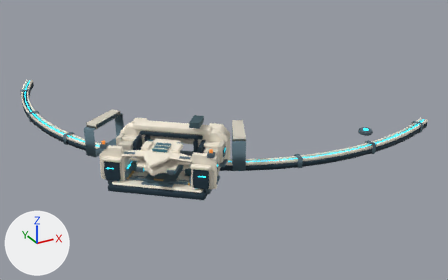
Renders of the glTF model space-battleship/assets/planets/facilities_v9/shipyard.glb from each side of a commit.
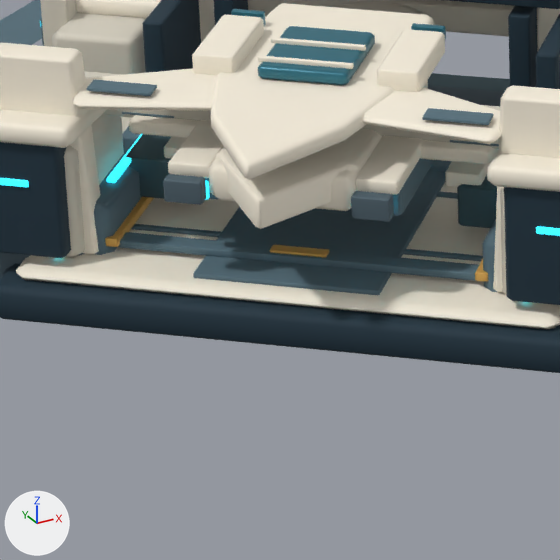
Each version appears first whole from a 50 mm camera at (-10.03, -17.78, 6.66) aimed at (-1.91, -3.01, -0.72), and next in a close-up on the part from 24% to 45% of the width and 49% to 83% of the height. Lighting does not change. The marker at lower left points along +X, +Y and +Z. The last two pictures show the newer version. Where no turn or scale is listed for an object, it has been applied to the vertices. Vertices at exactly the same position are counted once.

Script lines for the objects in view, before the commit:
```python
me_cube_266 = bpy.data.meshes.new('Cube.266')
me_cube_266.from_pydata(...)  # 24 vertices, 44 faces; spans x -0.78..0.78, y -0.84..0.84, z -0.01..0.01
me_cube_266.materials.append(mat_recessed_slate_armor_flanks)  # cyan #59737e
me_cube_283 = bpy.data.meshes.new('Cube.283')
me_cube_283.from_pydata(...)  # 24 vertices, 44 faces; spans x -0.083..0.083, y -0.088..0.088, z -0.292..0.292
me_cube_283.materials.append(mat_deep_navy_pressure_keel)  # dark blue #1d3542
me_cube_337 = bpy.data.meshes.new('Cube.337')
me_cube_337.from_pydata(...)  # 24 vertices, 44 faces; spans x -0.115..0.115, y -0.105..0.105, z -0.006..0.006
me_cube_337.materials.append(mat_recessed_slate_armor_flanks)  # cyan #59737e
ob_dock_black_recessed_portal_return_001 = bpy.data.objects.new('Dock black recessed portal return.001', me_cube_283)
ob_dock_black_recessed_portal_return_001.location = (-4.3, -6.031, 0.662)
ob_dock_recessed_central_landing_lane = bpy.data.objects.new('Dock recessed central landing lane', me_cube_266)
ob_dock_recessed_central_landing_lane.location = (-5.047, -6.015, 0.365)
ob_shuttle_exposed_navy_wing_flap_001 = bpy.data.objects.new('Shuttle exposed navy wing flap.001', me_cube_337)
ob_shuttle_exposed_navy_wing_flap_001.location = (-5.003, -6.926, 1.026)
# also in view: 'Dock launch clamp jaw.001' at (-4.76, -6.51, 0.6); 'Dock entrance dark pressure threshold' at (-4.58, -5.46, 0.33); 'Shuttle visible swept pressure hull' at (-5.25, -6.3, 0.99); 'Dock removable sloped armor bay.001' at (-5.74, -4.97, 0.76); 'Dock separated service bay dark hull.002' at (-4.68, -7.11, 0.62)
```
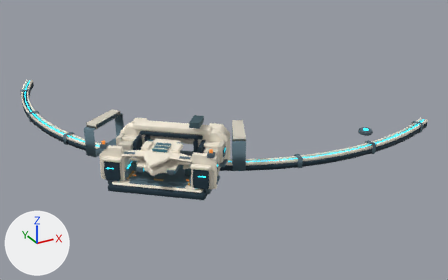
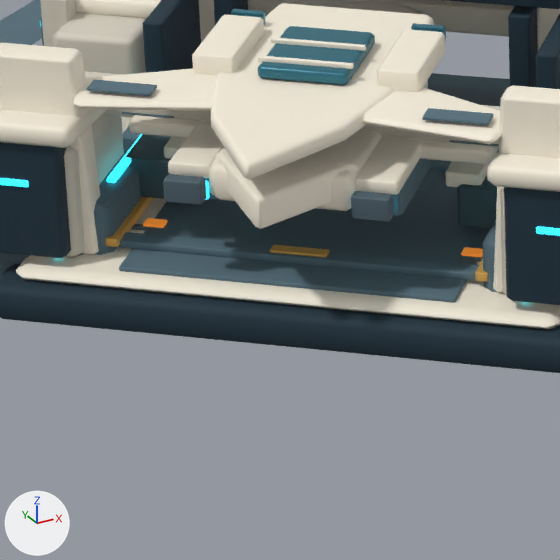
What differs and where, as boxes [x1, y1, x2, y2] in the close-ups (560 x 560 px; the box of a moved part takes in the faces that stretch with it):
```json
{"object": "Dock recessed central landing lane", "change": "reshaped", "before": [193, 172, 445, 295], "after": [119, 149, 499, 303]}
{"object": "Dock amber recessed landing lamp", "change": "added", "after": [143, 218, 167, 228]}
{"object": "Dock amber recessed landing lamp.003", "change": "added", "after": [461, 247, 483, 257]}
{"part": 1, "of": "me_cube_266", "change": "moved or reshaped", "before": [193, 207, 240, 278], "after": [119, 202, 167, 270]}
{"part": 2, "of": "me_cube_266", "change": "moved or reshaped", "before": [194, 180, 445, 295], "after": [120, 149, 499, 303]}
```

Scene script edits in JSON lines:
```json
{"block": "me_cube_266", "where": "# used by ob_dock_recessed_central_landing_lane; location = (-5.047, -6.015, 0.365)"}
{"op": "remove", "block": "me_cube_266", "code": "me_cube_266.from_pydata(...)  # 24 vertices, 44 faces; spans x -0.78..0.78, y -0.84..0.84, z -0.01..0.01"}
{"op": "add", "block": "me_cube_266", "code": "me_cube_266.from_pydata(...)  # 24 vertices, 44 faces; spans x -0.99..0.99, y -1.02..1.02, z -0.01..0.01"}
{"block": "me_cube_266", "change": "me_cube_266 part 1: all 12 vertices in x -0.78..0.26, y -0.4..0.84, z -0.01..0.01 are moved by (-0.21, 0.18, 0.0)"}
{"block": "me_cube_266", "change": "me_cube_266 part 2: all 12 vertices in x -0.26..0.78, y -0.84..0.4, z -0.01..0.01 are moved by (0.21, -0.18, 0.0)"}
{"op": "add", "block": "me_cube_277_1", "code": ["me_cube_277_1 = bpy.data.meshes.new('Cube.277')", "me_cube_277_1.from_pydata(...)  # 24 vertices, 44 faces; spans x -0.0447..0.0447, y -0.043..0.043, z -0.0058..0.0058", "me_cube_277_1.materials.append(mat_contained_amber_heat)  # orange #d77e2c, glowing brown #b16722"]}
{"op": "add", "block": "ob_dock_amber_recessed_landing_lamp_003", "code": ["ob_dock_amber_recessed_landing_lamp_003 = bpy.data.objects.new('Dock amber recessed landing lamp.003', me_cube_277_1)", "ob_dock_amber_recessed_landing_lamp_003.location = (-4.878, -6.754, 0.381)"]}
{"op": "add", "block": "ob_dock_amber_recessed_landing_lamp", "code": ["ob_dock_amber_recessed_landing_lamp = bpy.data.objects.new('Dock amber recessed landing lamp', me_cube_277_1.copy())", "ob_dock_amber_recessed_landing_lamp.location = (-5.805, -5.977, 0.381)"]}
```
